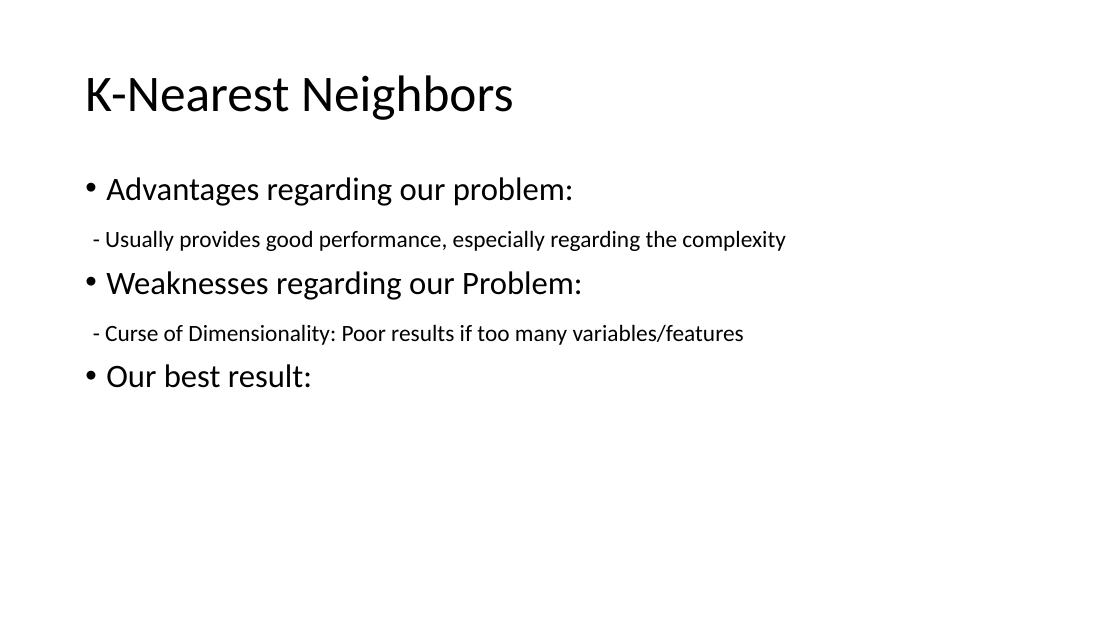
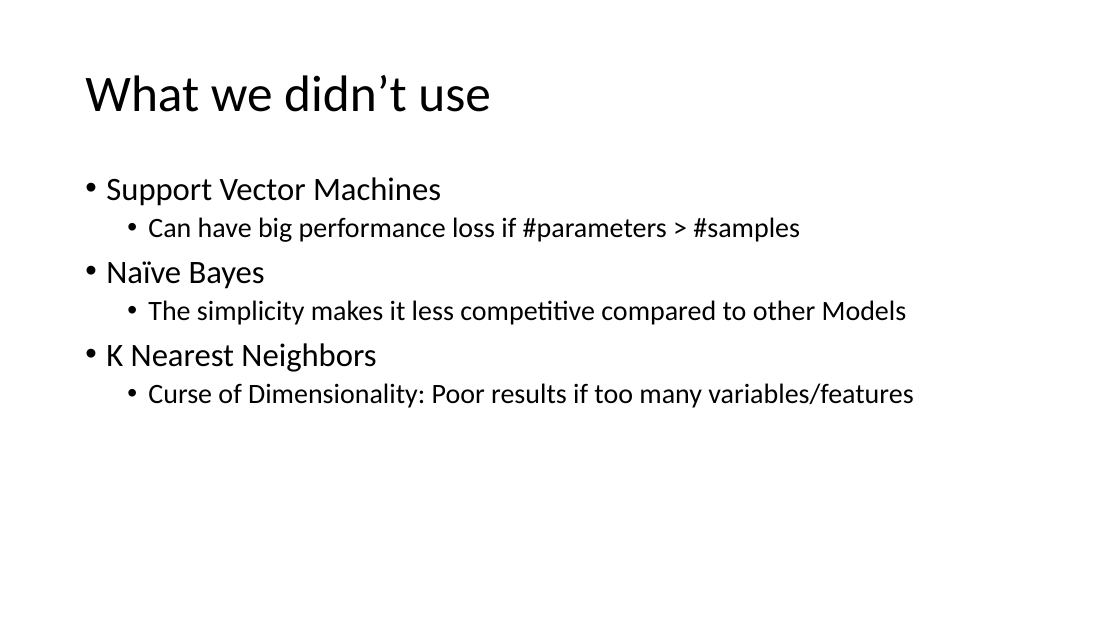
Before and after one commit to suong4554/Machine-Learning-Poly-U, a slide deck: slide 6 of Presentation.pptx (slide 9 before the commit). Drawn at 1120x630 pixels with LibreOffice and Linux fonts; fonts in the diff are those of the drawing. Boxes give left, top, right and bottom in pixels: in the first picture for what was removed or moved away, otherwise in the second. Text is boxed around its words. In the diff, an @@ line names an element or a change of style, - is before the commit and + after.

```diff
--- a/Presentation.pptx
+++ b/Presentation.pptx
@@ title at [85, 75, 491, 112]: text changed @@
-K-Nearest Neighbors
+What we didn’t use
@@ text at [106, 177, 913, 408]: text changed; size 20 to 24 pt @@
-• Advantages regarding our problem:
-- Usually provides good performance, especially regarding the complexity
-• Weaknesses regarding our Problem:
-- Curse of Dimensionality: Poor results if too many variables/features
-• Our best result:
+• Support Vector Machines
+  • Can have big performance loss if #parameters > #samples
+• Naïve Bayes
+  • The simplicity makes it less competitive compared to other Models
+• K Nearest Neighbors
+  • Curse of Dimensionality: Poor results if too many variables/features
```
Also in this commit, not shown: 3 other slides changed, 1 slide added, 3 slides removed, 5 other files.
